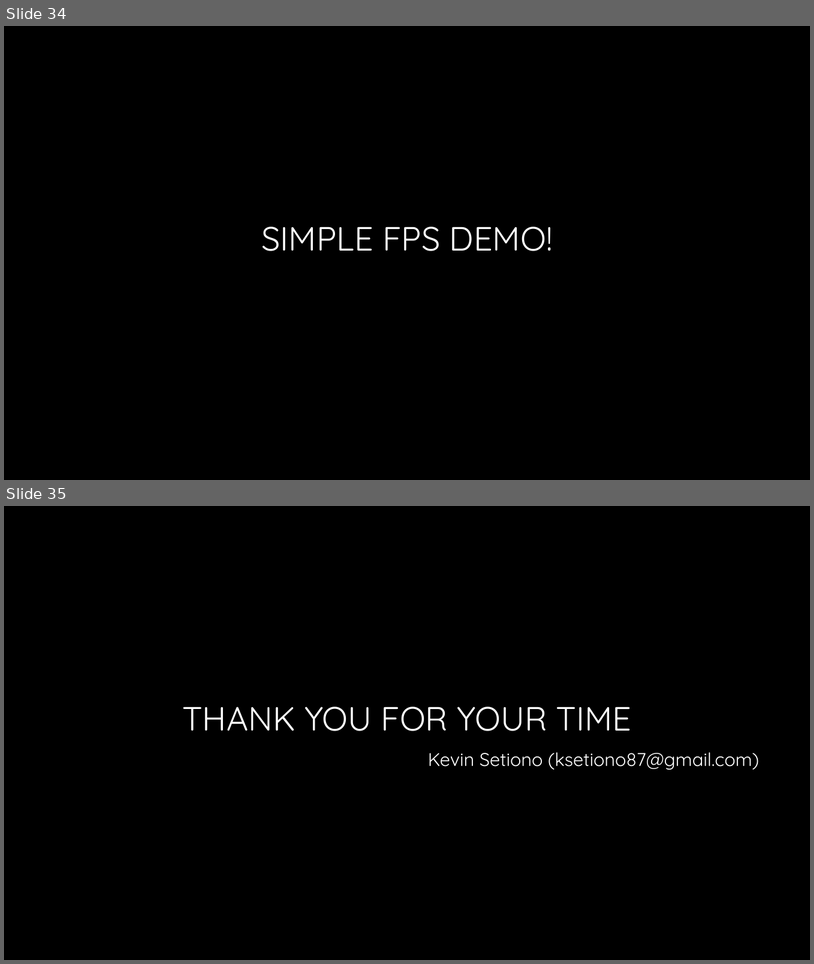
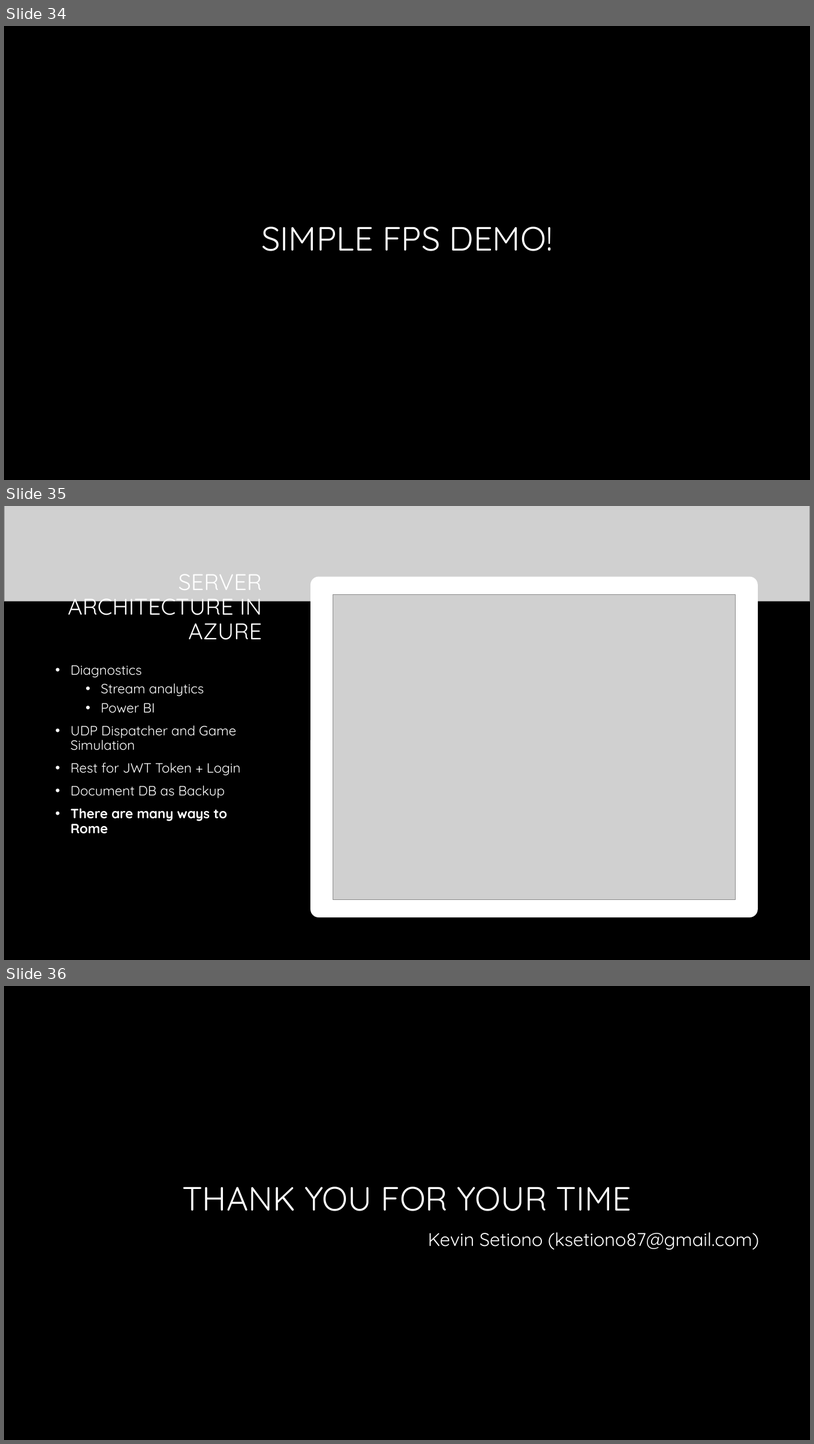
Before and after one commit to KDSBest/MIGS2017, a slide deck: Presentation/Developing Real-Time multiplayer games.pptx. Shown one above the other, each under a label of ours: slides 34 and 35 before the commit, slides 34, 35 and 36 after it. The pictures are 814x964 and 814x1444 pixels, drawn with LibreOffice and Linux fonts; fonts in the diff are those of the drawing; grey boxes stand for pictures; background and template pictures are left out. Boxes give left, top, right and bottom in pixels: in the first picture for what was removed or moved away, otherwise in the second. Text is boxed around its words. In the diff, an @@ line names an element or a change of style, - is before the commit and + after.

```diff
--- a/Presentation/Developing Real-Time multiplayer games.pptx
+++ b/Presentation/Developing Real-Time multiplayer games.pptx
@@ slide 35 added at [4, 506, 810, 960], background #000000 @@
@@ picture added at [4, 506, 810, 601] @@
@@ title added at [68, 574, 262, 640], 27 pt, text #FFFFFF @@
+SERVER ARCHITECTURE IN AZURE
@@ rounded rectangle added at [311, 577, 758, 918], fill #FFFFFF @@
@@ picture added at [333, 594, 736, 899] @@
@@ text added at [71, 665, 241, 834], 16 pt, text #FFFFFF @@
+• Diagnostics
+  • Stream analytics
+  • Power BI
+• UDP Dispatcher and Game Simulation
+• Rest for JWT Token + Login
+• Document DB as Backup
+• There are many ways to Rome
@@ what was slide 35 is now slide 36 @@
```
Also in this commit, not shown: 8 slides changed.
